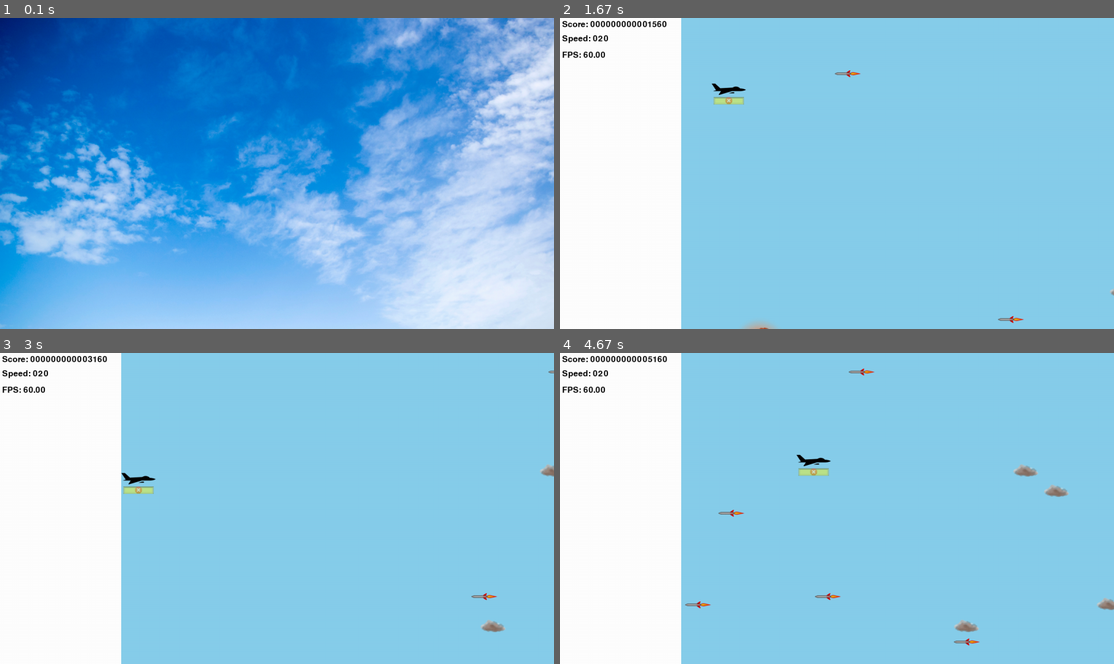
Above: before the commit, frames 1-4 (two rows, left to right).
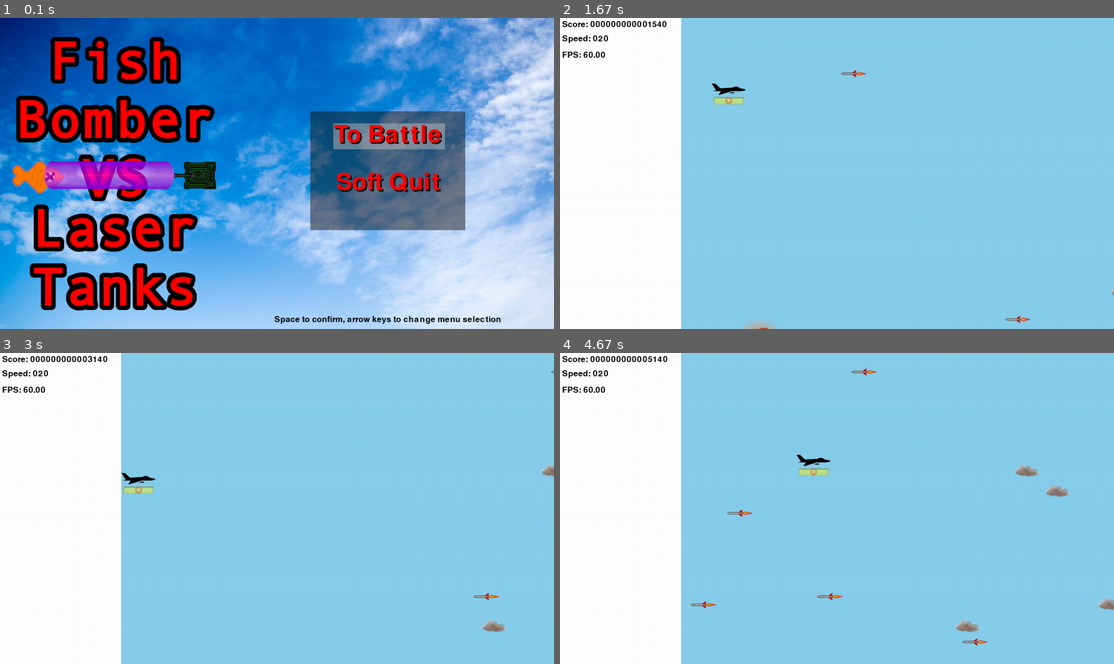
Above: after the commit, the same moments.

Repository: bkwong1990/PygamePrimerFishBomb
Game: pygame game, started from fish_bomber.py
The game is run twice, just before and just after one commit, with the same random seed, the same clock (stepped at 60 frames per second) and the same inputs.
Inputs:
- Up to frame 1 (0.1 s): no input
- Up to frame 2 (1.67 s): tap Space at 0.33, 0.67, 1.07, 1.37, 1.57 s; hold Up 1-1.47 s; hold Right from 1.5 s (still down)
- Up to frame 3 (3 s): tap Space at 1.87, 2.07, 2.37, 2.63 s; release Right at 1.97 s; hold Left 2-2.53 s; hold Down 2.57-2.87 s
- Up to frame 4 (4.67 s): hold Up 3.33-3.7 s; tap Space at 3.4, 3.8, 4.1, 4.47 s; hold Right 3.73-4.37 s; hold Down from 4.4 s (still down)

The runs differ from the first frame. In frame 1, 27% of the frame differs, in the area x 2-91%, y 5-99%; in frame 2, 0.1%; in frame 3, 0.1%; in frame 4, 0.4%.

Commit message:
Added title screen and reusable menu class

Diff:
--- a/battle_session.py
+++ b/battle_session.py
@@ -8,21 +8,20 @@
 K_x,
 KEYDOWN,
 QUIT,
-K_SPACE
+K_SPACE,
+K_ESCAPE
 )
 
 import my_sprites
 
 import my_events
+import session
 
 #initialize mixer and pygame
 pygame.mixer.init()
 pygame.init()
 
-BATTLE_WIDTH_RATIO = 100/128
-BATTLE_HEIGHT_RATIO = 1
-
-FONT_SIZE_RATIO = 28/1280
+FONT_SIZE = 28
 
 #Speed limits
 
@@ -55,28 +54,24 @@
 }
 
 # a class representing a single session of gameplay
-class BattleSession:
+class BattleSession(session.Session):
     def __init__(self, screen, config_dict):
-        self.screen = screen
-        self.screen_rect = screen.get_rect()
+        super(BattleSession, self).__init__(screen, config_dict)
         self.can_bomb = True
         self.score = 0
         self.current_tank_count = 0
 
         self.missile_maxspeed = config_dict["missile_maxspeed"]
-
+        self.missile_maxpeed = max(min(HARD_SPEED_MAX, self.missile_maxspeed), HARD_SPEED_MIN)
 
         self.init_sprite_groups()
-        font_size = round(self.screen_rect.width * FONT_SIZE_RATIO)
-        self.font = pygame.font.Font(None, font_size )
-
-        #self.battle_surf, self.battle_rect = self.init_battle_area()
+
+        self.font = pygame.font.Font(None, FONT_SIZE )
+
         self.init_battle_area()
 
         self.player = my_sprites.Player(self.battle_rect.x, self.screen_rect.width, self.battle_rect.y, self.screen_rect.height, PLAYER_SPEED)
-
         self.spacebar_prompt = my_sprites.MovingSpaceBarPrompt(self.player, (0, self.player.rect.height))
-
         self.all_sprites.add(self.player, self.spacebar_prompt)
 
     def init_sprite_groups(self):
@@ -88,8 +83,8 @@
 
     def init_battle_area(self):
         # create battle surface based on the screen dimensions
-        battle_width = round(self.screen_rect.width * BATTLE_WIDTH_RATIO)
-        battle_height = round(self.screen_rect.height * BATTLE_HEIGHT_RATIO)
+        battle_width = 1000
+        battle_height = self.screen_rect.height
         battle_x = self.screen_rect.width - battle_width
 
         self.battle_surf = pygame.Surface( (battle_width, battle_height) )
@@ -101,8 +96,7 @@
         # "Go Without Seeing Back" by Makoto Saita https://big-up.style/musics/34958?wovn=en
         pygame.mixer.music.load("media/01_go_without_seeing_back_.ogg")
         pygame.mixer.music.play(loops=-1)
-        volume = pygame.mixer.music.get_volume() * 0.4
-        pygame.mixer.music.set_volume(volume)
+
 
     def set_event_timers(self, missile_interval, cloud_interval, tank_interval):
         # timers for missiles, clouds, and the tank
@@ -134,7 +128,7 @@
                 if enemy_collider.kill_on_contact:
                     enemy_collider.kill()
                 #Prepare to quit
-                pygame.time.set_timer(my_events.GAMEOVER, 3000, True)
+                pygame.time.set_timer(my_events.NEXTSESSION, 3000, True)
             # Add survival points to score
             self.score += self.missile_maxspeed + (100 * self.current_tank_count)
 
@@ -162,7 +156,11 @@
                         self.player_projectiles.add(new_bomb)
                         self.can_bomb = False
                         pygame.time.set_timer(my_events.RELOADBOMB, BOMB_RELOAD_TIME, True)
+                    elif event.key == K_ESCAPE:
+                        pygame.quit()
+                        exit(0)
             elif event.type == QUIT:
+                pygame.quit()
                 exit(0)
             elif event.type == my_events.ADDMISSILE:
                 #create a new enemy and add it to sprite groups
@@ -199,13 +197,12 @@
                     SOUND_DICT["reloaded"].play()
             elif event.type == my_events.SCOREBONUS:
                 self.score += event.score
-                text_sprite = my_sprites.TempText("+ %d" % event.score, self.font, DARK_GREEN, event.center, SCORE_FRAME_DURATION
-                )
+                text_sprite = my_sprites.TextSprite("+ %d" % event.score, self.font, DARK_GREEN, event.center, SCORE_FRAME_DURATION, False)
                 self.temp_text_sprites.add(text_sprite)
             elif event.type == my_events.TANKDEATH:
                 self.current_tank_count -= 1
                 self.current_tank_count = max(self.current_tank_count, 0)
-            elif event.type == my_events.GAMEOVER:
+            elif event.type == my_events.NEXTSESSION:
                 running = False
         return running
 
@@ -236,13 +233,10 @@
             self.screen.blit(self.battle_surf, self.battle_rect )
 
             #draw all sprites
-            for entity in self.all_sprites:
-                self.screen.blit(entity.surf, entity.rect)
+            self.all_sprites.draw(self.screen)
 
             #Temporary text is drawn separately and later to ensure z-order
-            for entity in self.temp_text_sprites:
-                self.screen.blit(entity.surf, entity.rect)
-
+            self.temp_text_sprites.draw(self.screen)
             #draw info Surface
             self.screen.blit(info_surface, (0, 0) )
             self.write_info(clock)
@@ -258,3 +252,4 @@
         self.stop_event_timers()
         pygame.mixer.music.stop()
         print("Final score: %015d" % self.score)
+        return "title"
--- a/fish_bomber.py
+++ b/fish_bomber.py
@@ -12,21 +12,32 @@
 
 #Create screen object
 
-SCREEN = pygame.display.set_mode( (SCREEN_WIDTH, SCREEN_HEIGHT) )
+SCREEN = pygame.display.set_mode( (SCREEN_WIDTH, SCREEN_HEIGHT) , flags=pygame.SCALED)
 
 config_dict = {
 "missile_maxspeed": 20
 }
 
+session_dict = {
+"title": title_session.TitleSession,
+"battle": battle_session.BattleSession
+}
+
 #Set title
 pygame.display.set_caption("Fish Bomber Vs Laser Tanks")
 
+#Set volume once
+volume = pygame.mixer.music.get_volume() * 0.4
+pygame.mixer.music.set_volume(volume)
+
+session_key = "title"
 running = True
 while running:
-    session = title_session.TitleSession(SCREEN)
-    session.run_loop()
-
-    session = battle_session.BattleSession(SCREEN, config_dict)
-    session.run_loop()
+    current_session = session_dict[session_key](SCREEN, config_dict)
+    session_key = current_session.run_loop()
+    if not(session_key):
+        running = False
 
 pygame.mixer.quit()
+pygame.quit()
+print("Ended normally")
--- a/my_events.py
+++ b/my_events.py
@@ -9,7 +9,7 @@
 RELOADBOMB   = pygame.USEREVENT + 7
 SCOREBONUS   = pygame.USEREVENT + 8
 TANKDEATH    = pygame.USEREVENT + 9
-GAMEOVER     = pygame.USEREVENT + 10
+NEXTSESSION  = pygame.USEREVENT + 10
 
 def post_explosion(rect):
     explosion_event = pygame.event.Event(ADDEXPLOSION, rect = rect)
--- /dev/null
+++ b/my_menu.py
@@ -0,0 +1,111 @@
+import pygame
+
+from pygame.locals import (
+K_z,
+K_x,
+KEYDOWN,
+QUIT,
+K_SPACE,
+K_UP,
+K_DOWN,
+RLEACCEL
+)
+
+SHADOW_OFFSET = 3
+
+class MenuItem:
+    def __init__(self, text, menu_action = None):
+        self.text = text
+        #function that takes a key parameter, return running, session_key
+        self.menu_action = menu_action
+
+
+
+class BaseMenu:
+
+    def __init__(self, font, font_color, shadow_font, shadow_font_color, menu_color, selection_color, midtop):
+        self.items = []
+        self.font = font
+        self.font_color = font_color
+        self.shadow_font = shadow_font
+        self.shadow_font_color = shadow_font_color
+        self.menu_color = menu_color
+        self.selection_color = selection_color
+        self.midtop = midtop
+        self.current_index = None
+
+        self.surf_rect_list = []
+        self.menu_width = 0
+
+        self.ready_to_draw = False
+
+
+    def add(self, text, menu_action):
+        self.items.append( MenuItem( text, menu_action ) )
+        if len(self.items) > 0:
+            self.current_index = 0
+        self.ready_to_draw = False
+
+    def process_input(self, key):
+
+        if key == K_UP :
+            self.current_index = (self.current_index - 1) % len(self.items)
+        elif key == K_DOWN :
+            self.current_index = (self.current_index + 1) % len(self.items)
+        elif self.items[self.current_index].menu_action:
+            self.items[self.current_index].menu_action(key)
+
+    def init_draw_list(self):
+        font_size = self.font.get_height()
+        for i in range(len( self.items ) ):
+            text = self.items[i].text
+            text_surface = self.font.render(text, True, self.font_color)
+            text_rect = text_surface.get_rect(center = self.midtop)
+            text_rect.move_ip(0, font_size * (2*i + 1))
+
+            shadow_surface = self.shadow_font.render(text, True, self.shadow_font_color)
+            shadow_rect = shadow_surface.get_rect(center = self.midtop)
+            shadow_rect.move_ip(SHADOW_OFFSET, font_size * (2*i + 1) + SHADOW_OFFSET)
+
+            self.surf_rect_list.append({
+            "surf": shadow_surface,
+            "rect": shadow_rect
+            })
+
+            self.surf_rect_list.append({
+            "surf": text_surface,
+            "rect": text_rect
+            })
+
+            self.menu_width = max(self.menu_width, text_rect.width + 2 * font_size)
+        self.ready_to_draw = True
+
+    def draw(self, screen):
+        if not(self.ready_to_draw):
+            self.init_draw_list()
+
+        font_size = self.font.get_height()
+
+        menu_height = font_size * (2 * len(self.items) + 1)
+        menu_rect = pygame.Rect(0, 0, self.menu_width, menu_height )
+        menu_rect.midtop = self.midtop
+
+        menu_surf = pygame.Surface(menu_rect.size)
+        menu_surf.fill(self.menu_color)
+        menu_surf.set_alpha(255//2, RLEACCEL)
+
+        screen.blit(menu_surf, menu_rect)
+
+        selection_rect = self.surf_rect_list[self.current_index * 2]["rect"].copy()
+        selection_center = selection_rect.center
+        selection_rect.width += 10
+        selection_rect.height += 5
+        selection_rect.center = selection_center
+
+        selection_surf = pygame.Surface(selection_rect.size)
+        selection_surf.fill(self.selection_color)
+        selection_surf.set_alpha(255//2, RLEACCEL)
+
+        screen.blit(selection_surf, selection_rect)
+        for drawable in self.surf_rect_list:
+            screen.blit(drawable["surf"], drawable["rect"])
--- a/my_sprites.py
+++ b/my_sprites.py
@@ -39,9 +39,9 @@
 
         # https://thenounproject.com/term/fighter-jet/59845/
 
-        self.surf = pygame.image.load("img/jet.png").convert_alpha()
-
-        self.rect = self.surf.get_rect( centery = (bottom_bound - top_bound) // 2)
+        self.image = pygame.image.load("img/jet.png").convert_alpha()
+
+        self.rect = self.image.get_rect( centery = (bottom_bound - top_bound) // 2)
         self.left_bound = left_bound
         self.right_bound = right_bound
         self.top_bound = top_bound
@@ -123,9 +123,9 @@
     def __init__(self, left_bound, right_bound, top_bound, bottom_bound, missile_maxspeed):
         super(Missile, self).__init__()
         # https://premiumbpthemes.com/explore/missile-transparent-background.html
-        self.surf = pygame.image.load("img/missile.png").convert_alpha()
-
-        self.rect = self.surf.get_rect(
+        self.image = pygame.image.load("img/missile.png").convert_alpha()
+
+        self.rect = self.image.get_rect(
             center=(
                 #Missile can generate out of view on right side of screen
                 random.randint(right_bound + 20, right_bound + 100),
@@ -159,9 +159,9 @@
     def __init__(self, left_bound, right_bound, top_bound, bottom_bound, cloud_speed):
         super(Cloud, self).__init__()
         # https://www.cleanpng.com/png-cloud-computing-dust-676210/preview.html
-        self.surf = pygame.image.load("img/cloud.png").convert_alpha()
-
-        self.rect = self.surf.get_rect(
+        self.image = pygame.image.load("img/cloud.png").convert_alpha()
+
+        self.rect = self.image.get_rect(
             center = (
                 random.randint(right_bound + 20, right_bound + 100),
                 random.randint(top_bound, bottom_bound)
@@ -197,11 +197,11 @@
     def __init__(self, left_bound, right_bound, bottom_bound, tank_speed, target):
         super(LaserTank, self).__init__()
         # https://huntpng.com/keyword/tank-sprite-png
-        self.surf = pygame.image.load("img/tank.png").convert_alpha()
-
-        width = self.surf.get_rect().width
-        height = self.surf.get_rect().height
-        self.rect = self.surf.get_rect()
+        self.image = pygame.image.load("img/tank.png").convert_alpha()
+
+        width = self.image.get_rect().width
+        height = self.image.get_rect().height
+        self.rect = self.image.get_rect()
 
         self.rect.centerx = random.randint(left_bound + width // 2, right_bound - width // 2)
         self.rect.bottom = bottom_bound
@@ -275,9 +275,9 @@
     '''
     def __init__(self, centerx, bottom):
         super(Laser, self).__init__()
-        self.surf = pygame.image.load("img/laser.png").convert_alpha()
-
-        self.rect = self.surf.get_rect()
+        self.image = pygame.image.load("img/laser.png").convert_alpha()
+
+        self.rect = self.image.get_rect()
         self.rect.centerx = centerx
         self.rect.bottom = bottom
 
@@ -340,16 +340,16 @@
         self.animation_surf = pygame.transform.scale(original_surf, (scaled_width, scaled_height))
         animation_rect = self.animation_surf.get_rect()
         #Calculate the width and height of each cell in the new spritesheet surface
-        self.surf_width = animation_rect.width // Explosion.COLUMNS
-        self.surf_height = animation_rect.height // Explosion.ROWS
+        self.image_width = animation_rect.width // Explosion.COLUMNS
+        self.image_height = animation_rect.height // Explosion.ROWS
 
         #set the rect of the sprite
-        self.rect = pygame.Rect( (0,0), (self.surf_width, self.surf_height) )
+        self.rect = pygame.Rect( (0,0), (self.image_width, self.image_height) )
         self.rect.center = target_rect.center
 
         self.current_frame = 0
         #initialize the surface with the first cell of the spritesheet
-        self.surf = self.next_surf()
+        self.image = self.next_surf()
     '''
     Updates the explosion's current surface. Position is unchanged.
     Parameters:
@@ -359,7 +359,7 @@
         if(self.current_frame >= Explosion.TOTAL_FRAMES * Explosion.SLOW_MULTIPLIER):
             self.kill()
         else:
-            self.surf = self.next_surf()
+            self.image = self.next_surf()
             self.current_frame += 1
     '''
     Returns a new surface for the explosion based on the current frame
@@ -368,10 +368,10 @@
         current_column = min((self.current_frame // Explosion.SLOW_MULTIPLIER) % Explosion.COLUMNS, Explosion.COLUMNS - 1)
         current_row = min((self.current_frame // Explosion.SLOW_MULTIPLIER) // Explosion.COLUMNS, Explosion.ROWS - 1)
 
-        current_x = current_column * self.surf_width
-        current_y = current_row * self.surf_width
-
-        return self.animation_surf.subsurface((current_x, current_y, self.surf_width, self.surf_height))
+        current_x = current_column * self.image_width
+        current_y = current_row * self.image_width
+
+        return self.animation_surf.subsurface((current_x, current_y, self.image_width, self.image_height))
 
 #A bomb dropped by the player.
 class PlayerBomb(pygame.sprite.Sprite):
@@ -389,8 +389,8 @@
     def __init__(self, centerx, top, bottom_bound, fall_speed):
         super(PlayerBomb, self).__init__()
         # https://opengameart.org/content/2d-retro-fish
-        self.surf = pygame.image.load("img/fish_bomb.png").convert_alpha()
-        self.rect = self.surf.get_rect()
+        self.image = pygame.image.load("img/fish_bomb.png").convert_alpha()
+        self.rect = self.image.get_rect()
         self.rect.centerx = centerx
         self.rect.top = top
         self.speed = fall_speed
@@ -414,9 +414,9 @@
         post_explosion(self.rect)
         pygame.sprite.Sprite.kill(self)
 #A text sprite that disappears after a certain amount of frames
-class TempText(pygame.sprite.Sprite):
-    '''
-    Creates a temporary text
+class TextSprite(pygame.sprite.Sprite):
+    '''
+    Creates a text sprite
     Parameters:
         self: The object being created
         text: the text to be displayed
@@ -425,20 +425,21 @@
         center: the center of the text's rectangle
         frame_duration: the amount of frames the text should stay onscreen
     '''
-    def __init__(self, text, font, color, center, frame_duration):
-        super(TempText, self).__init__()
-        self.surf = font.render(text, True, color)
-        self.rect = self.surf.get_rect(
+    def __init__(self, text, font, color, center, frame_duration = 60, is_permanent = True):
+        super(TextSprite, self).__init__()
+        self.image = font.render(text, True, color)
+        self.rect = self.image.get_rect(
         center = center
         )
         self.frame_duration = frame_duration
+        self.is_permanent = is_permanent
     '''
     Counts down the frames until the text expires
     Parameters:
         self: the calling object
     '''
     def update(self):
-        if(self.frame_duration <= 0):
+        if not(self.is_permanent) and (self.frame_duration <= 0):
             self.kill()
         self.frame_duration -= 1
 # A spacebar prompt that follows a target sprite
@@ -455,13 +456,13 @@
         super(MovingSpaceBarPrompt, self).__init__()
 
         # I made this with pixelartmaker.com
-        self.surf = pygame.image.load("img/spacebar.png").convert_alpha()
+        self.image = pygame.image.load("img/spacebar.png").convert_alpha()
         # Use the default image to denote that the spacebar is ready to be used
-        self.ready_surf = self.surf
+        self.ready_surf = self.image
         # I pasted the following image on top of the spacebar to show that it's not to be used
         # https://publicdomainvectors.org/en/free-clipart/Stop-process-icon/67213.html
         self.not_ready_surf = pygame.image.load("img/spacebar_no.png").convert_alpha()
-        self.rect = self.surf.get_rect( center = target.rect.center )
+        self.rect = self.image.get_rect( center = target.rect.center )
 
         self.rect.move_ip(offset)
         self.offset = offset
@@ -476,7 +477,7 @@
     def update(self, is_ready):
         if self.target.alive():
 
-            self.surf = self.ready_surf if is_ready else self.not_ready_surf
+            self.image = self.ready_surf if is_ready else self.not_ready_surf
 
             self.rect.center = self.target.rect.center
             self.rect.move_ip(self.offset)
--- /dev/null
+++ b/session.py
@@ -0,0 +1,5 @@
+class Session:
+    def __init__(self, screen, config_dict):
+        self.screen = screen
+        self.screen_rect = screen.get_rect()
+        self.config_dict = config_dict
--- a/title_session.py
+++ b/title_session.py
@@ -2,40 +2,96 @@
 from sys import (
 exit
 )
+import math
 import my_events
+import session
+import my_sprites
+import my_menu
 
 from pygame.locals import (
 KEYDOWN,
 QUIT,
-K_SPACE
+K_SPACE,
+K_ESCAPE
 )
+
+MENU_FONT_SIZE = 80
+KEYPROMPT_FONT_SIZE = 28
+
+RED = (255, 0, 0)
+BLACK = (0, 0, 0)
+SILVER = (192, 192, 192)
+WHITE = (255, 255, 255)
+DARK_STEEL = (24,24,24)
 
 
 
-class TitleSession:
-    def __init__(self, screen):
-        self.screen = screen
+class TitleSession(session.Session):
+    def __init__(self, screen, config_dict):
+        super(TitleSession, self).__init__(screen, config_dict)
         self.background_surface = pygame.image.load("img/title_background.png").convert_alpha()
+        self.next_session_key = "battle"
+        menu_midtop = (math.floor(self.screen_rect.width * 0.7), math.floor(self.screen_rect.height * 0.3))
+
+        self.font = pygame.font.Font(None, MENU_FONT_SIZE )
+        self.shadow_font = pygame.font.Font(None, MENU_FONT_SIZE)
+
+        self.key_prompt_font = pygame.font.Font(None, KEYPROMPT_FONT_SIZE )
+
+        self.menu = my_menu.BaseMenu(self.font, RED, self.shadow_font, BLACK, DARK_STEEL, SILVER, menu_midtop)
+
+        def on_battle_item(key):
+            if key == K_SPACE:
+                self.next_session_key = "battle"
+                pygame.event.post( pygame.event.Event( my_events.NEXTSESSION ) )
+
+        self.menu.add("To Battle", on_battle_item)
+
+        def on_quit_item(key):
+            if key == K_SPACE:
+                self.next_session_key = None
+                pygame.event.post( pygame.event.Event( my_events.NEXTSESSION ) )
+
+        self.menu.add("Soft Quit", on_quit_item)
+
+
+    def write_key_prompt(self):
+        text_surface = self.key_prompt_font.render("Space to confirm, arrow keys to change menu selection", True, BLACK)
+        text_rect = text_surface.get_rect(center = (math.floor(self.screen_rect.width * 0.7), math.floor(self.screen_rect.height * 0.97)) )
+        self.screen.blit(text_surface, text_rect)
+
 
     def handle_events(self, events):
         running = True
         for event in events:
             if event.type == QUIT:
+                pygame.quit()
                 exit(0)
+            elif event.type == my_events.NEXTSESSION:
+                running = False
             elif event.type == KEYDOWN:
-                if event.key == K_SPACE:
-                    running = False
+                if event.key == K_ESCAPE:
+                    #pygame.quit()
+                    #exit(0)
+                    pygame.event.post(pygame.event.Event(QUIT))
+                else:
+                    self.menu.process_input(event.key)
+
         return running
 
-        return running
+
     def run_loop(self):
         running = True
         clock = pygame.time.Clock()
         while running:
             running = self.handle_events( pygame.event.get() )
             self.screen.blit(self.background_surface, (0, 0) )
+            self.menu.init_draw_list()
+            self.menu.draw(self.screen)
 
+            self.write_key_prompt()
 
             pygame.display.flip()
 
             clock.tick(60)
+        return self.next_session_key
Binary file changed: img/title_background.png
